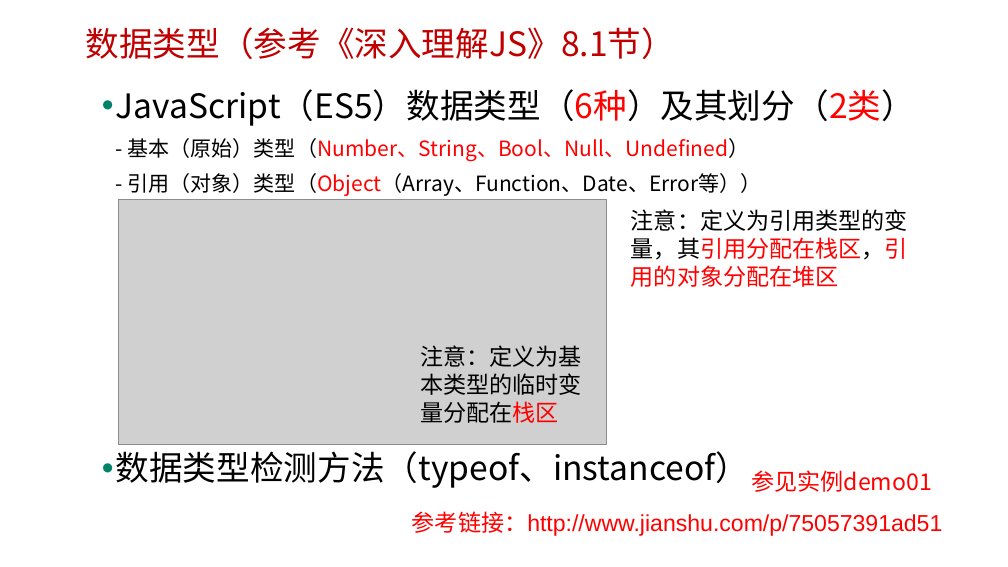
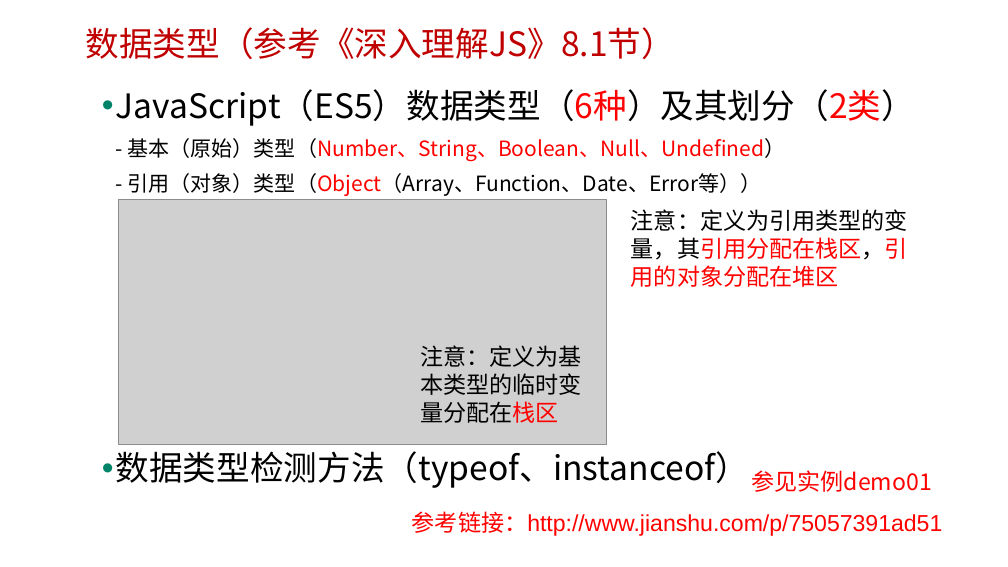
Before and after one commit to edu2act/course-javascript-advanced, a slide deck: slide 4 of 课程PPT/02.JavaScript数据类型、值与变量.pptx. Drawn at 1008x567 pixels with LibreOffice and Linux fonts; fonts in the diff are those of the drawing; grey boxes stand for pictures; background and template pictures are left out. Boxes give left, top, right and bottom in pixels: in the first picture for what was removed or moved away, otherwise in the second. Text is boxed around its words. In the diff, an @@ line names an element or a change of style, - is before the commit and + after.

```diff
--- a/课程PPT/02.JavaScript数据类型、值与变量.pptx
+++ b/课程PPT/02.JavaScript数据类型、值与变量.pptx
@@ text at (116, 89, 915, 196): text changed @@
-• JavaScript（ES5）数据类型（6种）及其划分（2类）
-  - 基本（原始）类型（Number、String、Bool、Null、Undefined）
-  - 引用（对象）类型（Object（Array、Function、Date、Error等））
+• JavaScript（ES5）数据类型（6种）及其划分（2类）
+  - 基本（原始）类型（Number、String、Boolean、Null、Undefined）
+  - 引用（对象）类型（Object（Array、Function、Date、Error等））
```
Also in this commit, not shown: 8 other slides changed, 8 other files.
